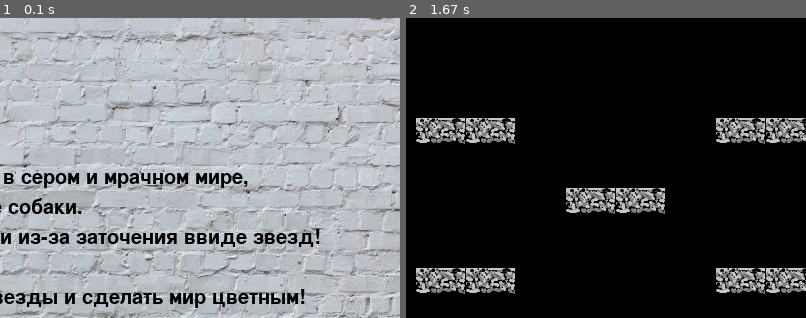
Above: before the commit, frames 1-2 (left to right).
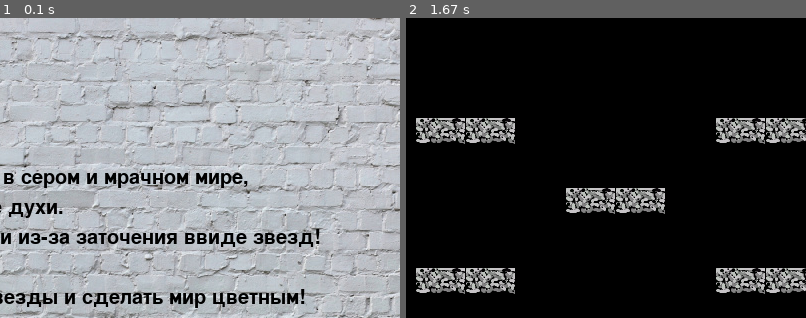
Above: after the commit, the same moments.

Repository: AnastasiaPotapova/PygameProject
Game: pygame game, started from game.py
The game is run twice, just before and just after one commit, with the same random seed, the same clock (stepped at 60 frames per second) and the same inputs.
Inputs (mouse positions are % of the whole screen's width and height, from its top left):
- Up to frame 1 (0.1 s): no input
- Up to frame 2 (1.67 s): click (29, 88) at 0.38 s; hold R 0.67-1.13 s; hold Right 0.67-1.13 s; move the mouse to (46, 54) at 0.7 s; hold Right 1.17-1.63 s; hold D 1.17-1.63 s; move the mouse to (50, 56) at 1.2 s
The pictures show only the part of the screen within x 36-86%, y 0-50%; the shares and areas given below are measured in that part.

The runs differ from the first frame. In frame 1, 0.5% of the frame differs, in the area x 2-21%, y 60-67%; in frame 2, nothing differs.

Commit message:
Надеюсь последнее добавление
осталась презентация))) обойдусь без видео

Diff:
--- a/game.py
+++ b/game.py
@@ -29,43 +29,44 @@
 
 
 def start_screen():
-    intro_text = ["GrayCat", "",
-                  "Правила игры",
-                  "Действия игры происходят в сером и мрачном мире,",
-                  "где все цвета забрали злые собаки.",
-                  "Но некоторые цвета сбежали из-за заточения ввиде звезд!",
-                  "Но им нужна помощь", "Ваша задача забрать все звезды и сделать мир цветным!"]
-
-    fon = pygame.transform.scale(load_image('fon.jpg'), (WIDTH, HEIGHT))
-    screen.blit(fon, (0, 0))
-    font = pygame.font.Font(None, 30)
-    text_coord = 50
-    for line in intro_text:
-        string_rendered = font.render(line, 1, pygame.Color('black'))
-        intro_rect = string_rendered.get_rect()
-        text_coord += 10
-        intro_rect.top = text_coord
-        intro_rect.x = 10
-        text_coord += intro_rect.height
-        screen.blit(string_rendered, intro_rect)
-
-    while True:
-        for event in pygame.event.get():
-            if event.type == pygame.QUIT:
-                terminate()
-            if event.type == pygame.MOUSEBUTTONDOWN:
-                if btn_1.process_event(event):
-                    return 1
-                if btn_2.process_event(event):
-                    return 2
-                # if btn_3.process_event(event):
-                #    return 3
-            pygame.mouse.set_visible(True)
-        btn_group_start.update()
-        btn_group_start.draw(screen)
-
-        pygame.display.flip()
-        clock.tick(FPS)
+    try:
+        intro_text = ["GrayCat", "",
+                      "Правила игры",
+                      "Действия игры происходят в сером и мрачном мире,",
+                      "где все цвета забрали злые духи.",
+                      "Но некоторые цвета сбежали из-за заточения ввиде звезд!",
+                      "Но им нужна помощь", "Ваша задача забрать все звезды и сделать мир цветным!"]
+
+        fon = pygame.transform.scale(load_image('fon.png'), (WIDTH, HEIGHT))
+        screen.blit(fon, (0, 0))
+        font = pygame.font.Font(None, 30)
+        text_coord = 50
+        for line in intro_text:
+            string_rendered = font.render(line, 1, pygame.Color('black'))
+            intro_rect = string_rendered.get_rect()
+            text_coord += 10
+            intro_rect.top = text_coord
+            intro_rect.x = 10
+            text_coord += intro_rect.height
+            screen.blit(string_rendered, intro_rect)
+        while True:
+            for event in pygame.event.get():
+                if event.type == pygame.QUIT:
+                    terminate()
+                if event.type == pygame.MOUSEBUTTONDOWN:
+                    if btn_1.process_event(event):
+                        return 1
+                    if btn_2.process_event(event):
+                        return 2
+                    # if btn_3.process_event(event):
+                    #    return 3
+                pygame.mouse.set_visible(True)
+            btn_group_start.update()
+            btn_group_start.draw(screen)
+            pygame.display.flip()
+            clock.tick(FPS)
+    except Exception:
+        pass
 
 
 def game_1():
@@ -171,24 +172,27 @@
 
 
 def end_screen():
-    fon = pygame.transform.scale(load_image('final.jpg'), (WIDTH, HEIGHT))
-    screen.blit(fon, (0, 0))
-    while True:
-        for event in pygame.event.get():
-            if event.type == pygame.QUIT:
-                terminate()
-            if event.type == pygame.MOUSEBUTTONDOWN:
-                if btn_restart.process_event(event):
-                    return 'data/level1.txt'
-            pygame.mouse.set_visible(True)
-        font = pygame.font.Font(None, 50)
-        text = font.render("Score: {}".format(str(pers.bonuse_counter)), 1, (100, 255, 100))
-        screen.blit(text, (320, 320))
-        btn_group_end.update()
-        btn_group_end.draw(screen)
-
-        pygame.display.flip()
-        clock.tick(FPS)
+    try:
+        fon = pygame.transform.scale(load_image('final.png'), (WIDTH, HEIGHT))
+        screen.blit(fon, (0, 0))
+
+        while True:
+            for event in pygame.event.get():
+                if event.type == pygame.QUIT:
+                    terminate()
+                if event.type == pygame.MOUSEBUTTONDOWN:
+                    if btn_restart.process_event(event):
+                        return 'data/level1.txt'
+                pygame.mouse.set_visible(True)
+            font = pygame.font.Font(None, 50)
+            text = font.render("Score: {}".format(str(pers.bonuse_counter)), 1, (100, 255, 100))
+            screen.blit(text, (320, 320))
+            btn_group_end.update()
+            btn_group_end.draw(screen)
+            pygame.display.flip()
+            clock.tick(FPS)
+    except Exception:
+        pass
 
 
 class Button(pygame.sprite.Sprite):
@@ -210,7 +214,7 @@
 
 
 class End(pygame.sprite.Sprite):
-    image = load_image('final.jpg')
+    image = load_image('final.png')
 
     def __init__(self, g):
         super().__init__(g)
@@ -228,7 +232,7 @@
 
 
 class Door(pygame.sprite.Sprite):
-    image = load_image("door.jpg")
+    image = load_image("door.png")
 
     def __init__(self, g, x, y):
         super().__init__(g)
@@ -306,8 +310,8 @@
 
 
 class Dog(pygame.sprite.Sprite):
-    image_right = load_image("dog_right.png", -1)
-    image_left = load_image("dog_left.png", -1)
+    image_right = load_image("ghost.png", -1)
+    image_left = load_image("angry_ghost.png", -1)
 
     def __init__(self, g):
         super().__init__(g)
@@ -318,23 +322,25 @@
         self.rect = self.image.get_rect()
         self.rect.x = 0
         self.rect.y = height - 95
+        self.v = 5
 
     def update(self):
         if self.rect.x < width and self.image == self.image_right:
-            self.rect = self.rect.move(5, 0)
+            self.rect = self.rect.move(self.v, 0)
         elif self.rect.x > 0 and self.image == self.image_left:
-            self.rect = self.rect.move(-5, 0)
+            self.rect = self.rect.move(-self.v, 0)
         if self.rect.x >= width - self.rect.width:
             self.image = self.image_left
+            self.v = 8
         elif self.rect.x <= 0:
             self.image = self.image_right
+            self.v = 5
 
 
 class Creature(pygame.sprite.Sprite):
     image = load_image("character_right.png", -1)
     image_left = load_image("character_left.png", -1)
     image_right = load_image("character_right.png", -1)
-    image_up = load_image("character_up.png")
 
     def __init__(self, g):
         super().__init__(g)
@@ -468,9 +474,9 @@
             self.last_motion = 1
         if press[pygame.K_r]:
             if self.last_motion == 1:
-                Bullet(patrons_for_pers, self.rect.x + self.rect.width, self.rect.y, self.last_motion)
-            else:
-                Bullet(patrons_for_pers, self.rect.x - Bullet.image.get_rect().width, self.rect.y, self.last_motion)
+                Bullet(patrons_for_enem, self.rect.x + self.rect.width, self.rect.y, self.last_motion)
+            else:
+                Bullet(patrons_for_enem, self.rect.x - Bullet.image.get_rect().width, self.rect.y, self.last_motion)
 
     def check(self):
         return pygame.sprite.spritecollideany(self, patrons_for_pers)
@@ -569,7 +575,11 @@
 btn_1 = Button(btn_group_start, 10, 350, 'start.png')
 btn_2 = Button(btn_group_start, 10, 450, 'start.png')
 btn_restart = Button(btn_group_end, 190, 400, 'restart.png')
-while True:
+playing = True
+while playing:
+    for event in pygame.event.get():
+        if event.type == pygame.QUIT:
+            playing = False
     k = start_screen()
     if k == 1:
         end_group = EndGroup()
Binary file removed: data/character.png
Binary file removed: data/character_down.png
Binary file removed: data/character_up.png
Renamed: data/door.jpg -> data/door.png
Renamed: data/final.jpg -> data/final.png
Renamed: data/fon.jpg -> data/fon.png
